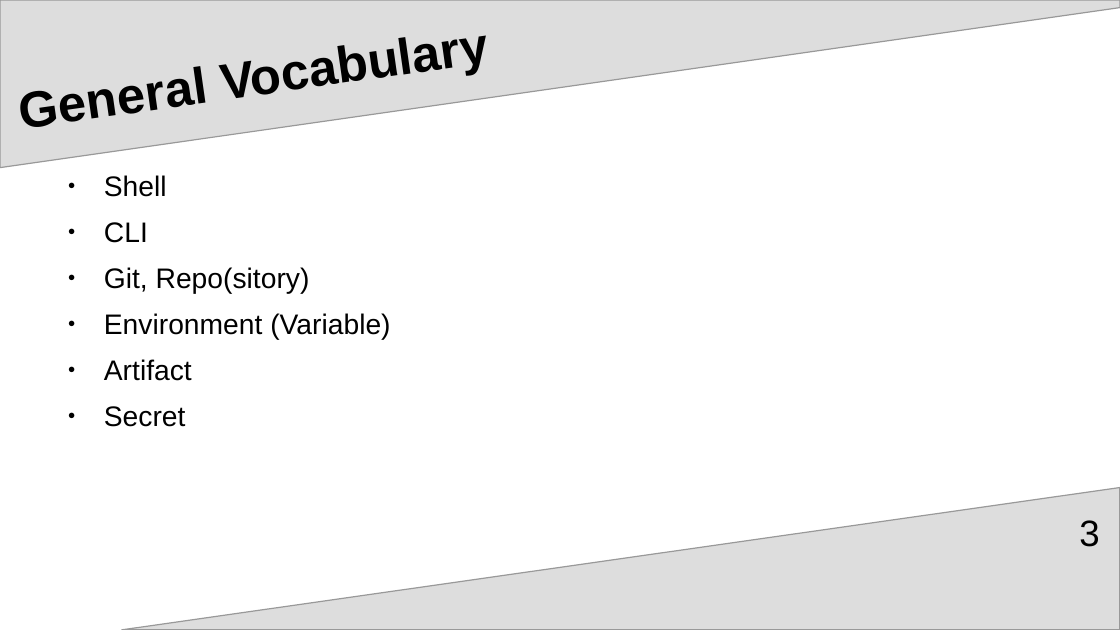
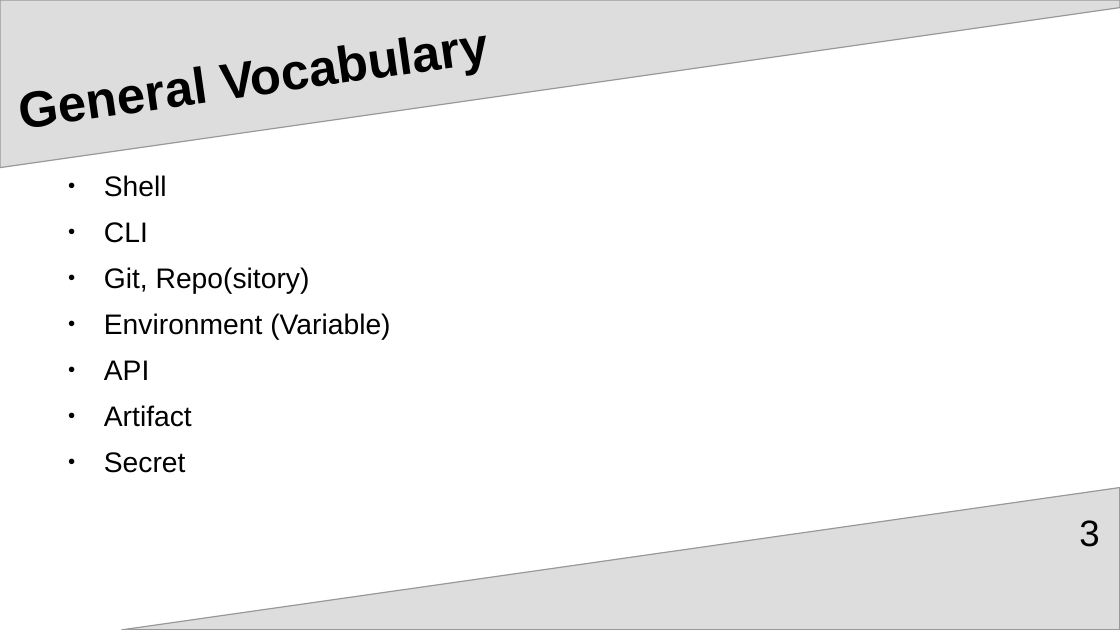
Before and after one commit to upart/cabinops, a slide deck: slide 3 of documentation/Introduction.odp. Drawn at 1120x630 pixels with LibreOffice and Linux fonts; fonts in the diff are those of the drawing. Boxes give left, top, right and bottom in pixels: in the first picture for what was removed or moved away, otherwise in the second. Text is boxed around its words. In the diff, an @@ line names an element or a change of style, - is before the commit and + after.

```diff
--- a/documentation/Introduction.odp
+++ b/documentation/Introduction.odp
@@ text at (104, 360, 150, 380): paragraph added @@
+● API
```
Also in this commit, not shown: 8 other slides changed, 3 slides removed, 28 other files.
